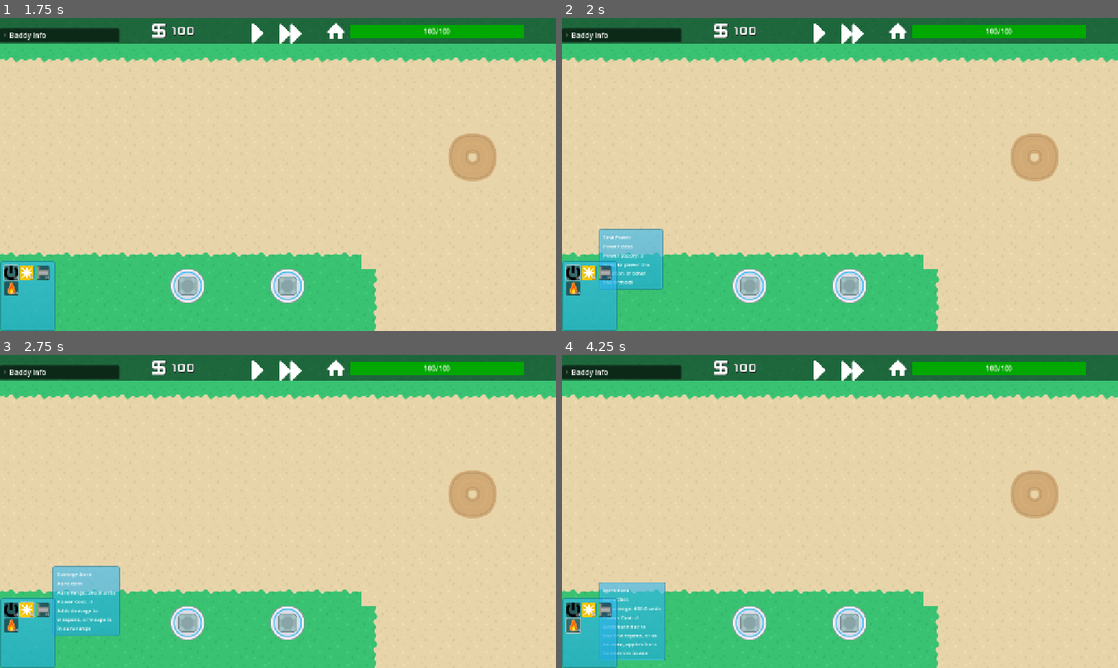
Above: before the commit, frames 1-4 (two rows, left to right).
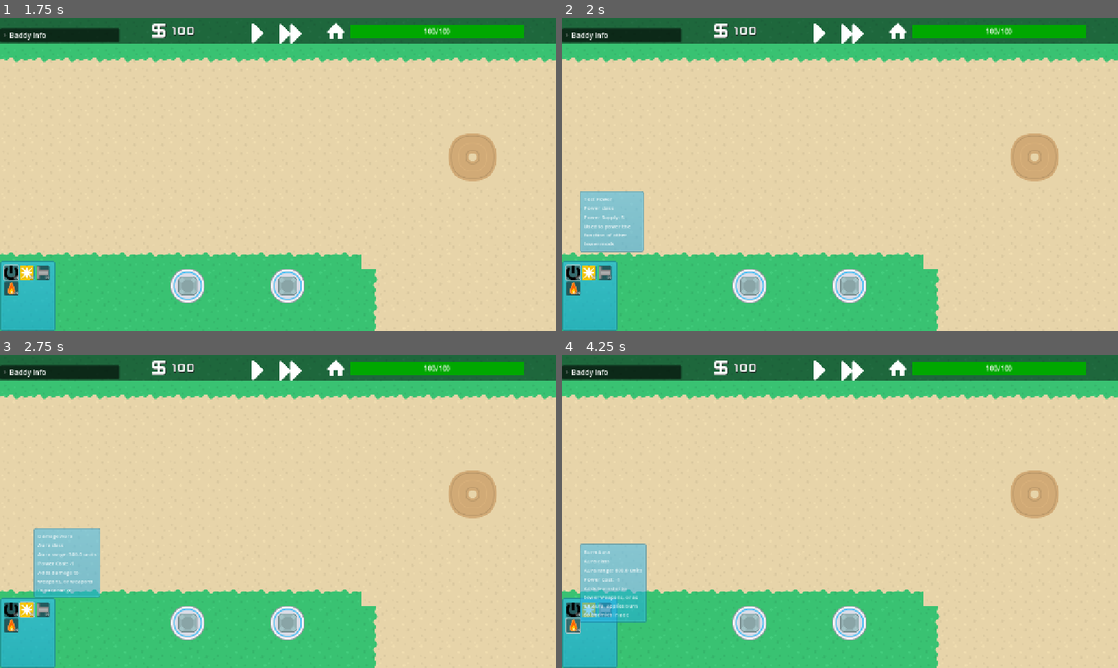
Above: after the commit, the same moments.

Repository: aerobars/tower-defence
Game: Godot game, scene res://GameData/Global/scene_handler.tscn
The game is run twice, just before and just after one commit, with the same random seed, the same clock (stepped at 60 frames per second) and the same inputs.
Inputs (mouse positions are in pixels of both pictures, inside the frame that each line leads up to):
- Up to frame 1 (1.75 s): click "New Game" at 0.5 s; click (11, 271) at 1.25 s
- Up to frame 2 (2 s): no input
- Up to frame 3 (2.75 s): click (27, 608) at 2.02 s
- Up to frame 4 (4.25 s): click (606, 608) at 2.77 s; click (573, 624) at 3.52 s

Frame 1 is identical in both runs. In frame 2, 3.4% of the frame differs, in the area x 3-19%, y 55-87%; in frame 3, 3.9%; in frame 4, 4.1%, in the area x 3-19%, y 60-98%.

Commit message:
made tower mods local to scene, add damage number and non-impact damage flash, remove popup from draggable mod

Diff:
--- a/GameData/Baddies/Scripts/blue_tank.gd
+++ b/GameData/Baddies/Scripts/blue_tank.gd
@@ -6,6 +6,8 @@
 
 @onready var health_bar = $HealthBar
 @onready var impact_area = $Impact
+@onready var damage_number_origin = $DamageNumberOrigin
+@onready var hit_flash = $HitFlashAnimation
 var projectile_impact = preload("res://GameData/SupportScenes/projectile_impact.tscn")
 
 func _ready() -> void:
@@ -45,10 +47,12 @@
 func dot_tick(dot) -> void:
 	while dot.is_active:
 		await(get_tree().create_timer(dot.damage_interval, false).timeout)
+		hit_flash.play("hit_flash")
 		calculate_damage(dot.damage_amount)
 
 func calculate_damage(dmg) -> void:
 	data.health -= dmg
+	DamageNumbers.display_number(dmg, damage_number_origin.global_position, null, false)
 
 func healthbar_update(health, max_health) -> void:
 	health_bar.max_value = max_health
@@ -62,6 +66,7 @@
 	new_impact.position = impact_location
 	impact_area.add_child(new_impact)
 
+
 func destroy() -> void:
 	$CharacterBody2D.queue_free()
 	await (get_tree().create_timer(0.2).timeout)
--- /dev/null
+++ b/GameData/Baddies/Scripts/hit_flash.tres
@@ -0,0 +1,75 @@
+[gd_resource type="VisualShader" load_steps=5 format=3 uid="uid://ckb62mi0oiuj"]
+
+[sub_resource type="VisualShaderNodeColorParameter" id="VisualShaderNodeColorParameter_57w5k"]
+parameter_name = "tint"
+default_value_enabled = true
+default_value = Color(18.892157, 18.892157, 18.892157, 1)
+
+[sub_resource type="VisualShaderNodeBooleanParameter" id="VisualShaderNodeBooleanParameter_urs27"]
+parameter_name = "enabled"
+default_value_enabled = true
+
+[sub_resource type="VisualShaderNodeIf" id="VisualShaderNodeIf_vsjdr"]
+default_input_values = [0, 0.0, 1, 1.0, 2, 1e-05, 3, Vector3(0, 0, 0), 4, Vector3(0, 0, 0), 5, Vector3(0, 0, 0)]
+
+[sub_resource type="VisualShaderNodeInput" id="VisualShaderNodeInput_xy06u"]
+input_name = "color"
+
+[resource]
+code = "shader_type canvas_item;
+render_mode blend_mix;
+
+uniform bool enabled = false;
+uniform vec4 tint : source_color = vec4(18.892157, 18.892157, 18.892157, 1.000000);
+
+
+
+void vertex() {
+// BooleanParameter:3
+	bool n_out3p0 = enabled;
+
+
+// ColorParameter:2
+	vec4 n_out2p0 = tint;
+
+
+// Input:5
+	vec4 n_out5p0 = COLOR;
+
+
+	vec3 n_out4p0;
+// If:4
+	float n_in4p1 = 1.00000;
+	float n_in4p2 = 0.00001;
+	if(abs((n_out3p0 ? 1.0 : 0.0) - n_in4p1) < n_in4p2)
+	{
+		n_out4p0 = vec3(n_out2p0.xyz);
+	}
+	else if((n_out3p0 ? 1.0 : 0.0) < n_in4p1)
+	{
+		n_out4p0 = vec3(n_out5p0.xyz);
+	}
+	else
+	{
+		n_out4p0 = vec3(n_out5p0.xyz);
+	}
+
+
+// Output:0
+	COLOR.rgb = n_out4p0;
+
+
+}
+"
+mode = 1
+flags/light_only = false
+nodes/vertex/0/position = Vector2(880, 240)
+nodes/vertex/2/node = SubResource("VisualShaderNodeColorParameter_57w5k")
+nodes/vertex/2/position = Vector2(80, 300)
+nodes/vertex/3/node = SubResource("VisualShaderNodeBooleanParameter_urs27")
+nodes/vertex/3/position = Vector2(80, 100)
+nodes/vertex/4/node = SubResource("VisualShaderNodeIf_vsjdr")
+nodes/vertex/4/position = Vector2(520, 180)
+nodes/vertex/5/node = SubResource("VisualShaderNodeInput_xy06u")
+nodes/vertex/5/position = Vector2(80, 540)
+nodes/vertex/connections = PackedInt32Array(3, 0, 4, 0, 5, 0, 4, 4, 5, 0, 4, 5, 2, 0, 4, 3, 4, 0, 0, 2)
--- a/GameData/Baddies/blue_tank.tscn
+++ b/GameData/Baddies/blue_tank.tscn
@@ -1,8 +1,9 @@
-[gd_scene load_steps=7 format=3 uid="uid://b2g1d102vqt4h"]
+[gd_scene load_steps=12 format=3 uid="uid://b2g1d102vqt4h"]
 
 [ext_resource type="Script" uid="uid://jggugre4rngi" path="res://GameData/Baddies/Scripts/blue_tank.gd" id="1_a3nyt"]
 [ext_resource type="Script" uid="uid://citwba61de3ku" path="res://GameData/Baddies/Scripts/baddy_stats.gd" id="2_tji8d"]
 [ext_resource type="Texture2D" uid="uid://bcqowggr8c0o2" path="res://Assets/Baddies/tank_blue.png" id="2_ymvcl"]
+[ext_resource type="Shader" uid="uid://ckb62mi0oiuj" path="res://GameData/Baddies/Scripts/hit_flash.tres" id="3_hfqpt"]
 [ext_resource type="Texture2D" uid="uid://b4p4546v03cif" path="res://Assets/UI/HPbar.jpg" id="3_ymvcl"]
 
 [sub_resource type="Resource" id="Resource_tji8d"]
@@ -18,6 +19,49 @@
 [sub_resource type="RectangleShape2D" id="RectangleShape2D_7b3mk"]
 size = Vector2(42, 42)
 
+[sub_resource type="ShaderMaterial" id="ShaderMaterial_44shp"]
+resource_local_to_scene = true
+shader = ExtResource("3_hfqpt")
+shader_parameter/enabled = false
+shader_parameter/tint = Color(18.328726, 18.328726, 18.328726, 1)
+
+[sub_resource type="Animation" id="Animation_kdlqi"]
+resource_name = "hit_flash"
+length = 0.2
+tracks/0/type = "value"
+tracks/0/imported = false
+tracks/0/enabled = true
+tracks/0/path = NodePath("Sprite2D:material:shader_parameter/enabled")
+tracks/0/interp = 1
+tracks/0/loop_wrap = true
+tracks/0/keys = {
+"times": PackedFloat32Array(0, 0.2),
+"transitions": PackedFloat32Array(1, 1),
+"update": 1,
+"values": [true, false]
+}
+
+[sub_resource type="Animation" id="Animation_pgc68"]
+length = 0.001
+tracks/0/type = "value"
+tracks/0/imported = false
+tracks/0/enabled = true
+tracks/0/path = NodePath("Sprite2D:material:shader_parameter/enabled")
+tracks/0/interp = 1
+tracks/0/loop_wrap = true
+tracks/0/keys = {
+"times": PackedFloat32Array(0),
+"transitions": PackedFloat32Array(1),
+"update": 1,
+"values": [false]
+}
+
+[sub_resource type="AnimationLibrary" id="AnimationLibrary_8x5kb"]
+_data = {
+&"RESET": SubResource("Animation_pgc68"),
+&"hit_flash": SubResource("Animation_kdlqi")
+}
+
 [node name="BlueTank" type="PathFollow2D" groups=["baddies"]]
 loop = false
 script = ExtResource("1_a3nyt")
@@ -29,6 +73,7 @@
 shape = SubResource("RectangleShape2D_7b3mk")
 
 [node name="Sprite2D" type="Sprite2D" parent="." groups=["baddies"]]
+material = SubResource("ShaderMaterial_44shp")
 texture = ExtResource("2_ymvcl")
 
 [node name="HealthBar" type="TextureProgressBar" parent="."]
@@ -45,3 +90,10 @@
 
 [node name="Impact" type="Marker2D" parent="."]
 position = Vector2(-15, -15)
+
+[node name="DamageNumberOrigin" type="Marker2D" parent="."]
+
+[node name="HitFlashAnimation" type="AnimationPlayer" parent="."]
+libraries = {
+&"": SubResource("AnimationLibrary_8x5kb")
+}
--- /dev/null
+++ b/GameData/Global/damage_numbers.gd
@@ -0,0 +1,43 @@
+extends Node
+
+func display_number(value: int, position: Vector2, damage_source, is_critical: bool = false) -> void:
+	var number = Label.new()
+	number.global_position = position
+	number.text = str(value)
+	number.z_index = 5
+	number.label_settings = LabelSettings.new()
+
+	var colour = "#FFF"
+	match damage_source:
+		_:
+			pass
+	if is_critical:
+		colour = "#B22"
+	if value == 0:
+		colour = "#FFF8"
+
+	number.label_settings.font_color = colour
+	number.label_settings.font_size = 18
+	number.label_settings.outline_color = "#000"
+	number.label_settings.outline_size = 1
+
+	call_deferred("add_child", number)
+
+	await number.resized
+	number.pivot_offset = Vector2(number.size / 2)
+
+	##Animation
+	var tween = get_tree().create_tween()
+	tween.set_parallel(true)
+	tween.tween_property(
+		number, "position:y", number.position.y - 24, 0.25
+	).set_ease(Tween.EASE_OUT)
+	tween.tween_property(
+		number, "position:y", number.position.y, 0.5
+	).set_ease(Tween.EASE_IN).set_delay(0.25)
+	tween.tween_property(
+		number, "scale", Vector2.ZERO, 0.25
+	).set_ease(Tween.EASE_IN).set_delay(0.5)
+
+	await tween.finished
+	number.queue_free()
--- a/GameData/MainScenes/game_scene.gd
+++ b/GameData/MainScenes/game_scene.gd
@@ -122,6 +122,8 @@
 	else:
 		$UI.update_health_bar(current_player_health, max_player_health)
 
+func on_wave_clear() -> void:
+	pass
 
 ## Pathfinding Functions
 
@@ -229,8 +231,8 @@
 	var popup = POPUP_PANEL.instantiate()
 	var popup_size = popup.get_child(0).size
 	popup.data = data
-	popup.global_position = Vector2(get_global_mouse_position().x + (popup_size.x/2), get_global_mouse_position().y - popup_size.y)
-	add_child(popup)
+	popup.global_position = Vector2(get_global_mouse_position().x + 15, get_global_mouse_position().y - popup_size.y)
+	$UI.add_child(popup)
 	clear_popup()
 	cur_popup = popup
 
--- a/GameData/SupportScenes/Buffs/attack_damage.tres
+++ /dev/null
@@ -1,9 +0,0 @@
-[gd_resource type="Resource" script_class="StatBuff" load_steps=2 format=3 uid="uid://ctyd64fb74ebr"]
-
-[ext_resource type="Script" uid="uid://bo8vgy21q5q6g" path="res://GameData/SupportScenes/Buffs/Scripts/stat_buff.gd" id="1_caj3p"]
-
-[resource]
-script = ExtResource("1_caj3p")
-stat = 1
-buff_amount = 5.0
-metadata/_custom_type_script = "uid://bo8vgy21q5q6g"
--- a/GameData/TowerMods/PrototypeScripts/tower_mod_prototype.gd
+++ b/GameData/TowerMods/PrototypeScripts/tower_mod_prototype.gd
@@ -44,17 +44,16 @@
 
 func _physics_process(_delta: float) -> void:
 	if data != null and get_parent().is_powered:
-		if target_array.size() != 0:
-			if reloaded:
-				if data.mod_class == data.ModType.AURA and data.offensive_aura:
-					for i in target_array:
-						target = i
-						fire()
-				elif data.mod_class == data.ModType.WEAPON:
-					select_target()
-					if not $AnimationPlayer.is_playing():
-						turn()
+		if target_array.size() != 0 and reloaded:
+			if data.mod_class == data.ModType.AURA and data.offensive_aura:
+				for i in target_array:
+					target = i
 					fire()
+			elif data.mod_class == data.ModType.WEAPON:
+				select_target()
+				if not $AnimationPlayer.is_playing():
+					turn()
+				fire()
 		else:
 			target = null
 
@@ -89,7 +88,7 @@
 	pass
 
 func fire_gun():
-	get_node("AnimationPlayer").play("fire")
+	$AnimationPlayer.play("fire")
 
 func _on_range_body_entered(body) -> void:
 	if body.is_in_group("baddies"):
@@ -109,7 +108,7 @@
 		aura_targets.erase(body)
 
 func apply_buff(body) -> void:
-	body.data.add_buff(data.buff_data)
+	body.data.add_buff(data.buff_data.duplicate(true))
 
 func clear_buffs(body) -> void:
 	body.data.remove_buff(data.buff_data)
--- a/GameData/TowerMods/burn_aura_test.tres
+++ b/GameData/TowerMods/burn_aura_test.tres
@@ -8,8 +8,8 @@
 script = ExtResource("1_3fqf4")
 damage_type = 1
 damage_amount = 1.0
-damage_interval = 0.5
-dot_duration = 3.0
+damage_interval = 1.0
+dot_duration = 2.0
 metadata/_custom_type_script = "uid://2ja3gh17qp02"
 
 [sub_resource type="AtlasTexture" id="AtlasTexture_vl5nd"]
@@ -17,6 +17,7 @@
 region = Rect2(16, 16, 32, 32)
 
 [resource]
+resource_local_to_scene = true
 script = ExtResource("1_85a3l")
 base_range_levels = Array[float]([600.0])
 buff_data = SubResource("Resource_s1fdh")
--- a/GameData/TowerMods/dmg_aura_test.tres
+++ b/GameData/TowerMods/dmg_aura_test.tres
@@ -15,6 +15,7 @@
 region = Rect2(16, 15, 32, 32)
 
 [resource]
+resource_local_to_scene = true
 script = ExtResource("2_jme3j")
 base_range_levels = Array[float]([300.0])
 buff_data = SubResource("Resource_qib6m")
--- a/GameData/TowerMods/power_test.tres
+++ b/GameData/TowerMods/power_test.tres
@@ -8,8 +8,8 @@
 region = Rect2(10, 11, 32, 32)
 
 [resource]
+resource_local_to_scene = true
 script = ExtResource("1_pjor1")
-level = null
 base_power_levels = Array[int]([5])
 mod_class = 1
 name = "Test Power"
--- a/GameData/TowerMods/tower_mod.tscn
+++ b/GameData/TowerMods/tower_mod.tscn
@@ -1,7 +1,6 @@
-[gd_scene load_steps=9 format=3 uid="uid://bp51akjapuerf"]
+[gd_scene load_steps=8 format=3 uid="uid://bp51akjapuerf"]
 
 [ext_resource type="Script" uid="uid://dvux8hj1euiax" path="res://GameData/TowerMods/PrototypeScripts/tower_mod_prototype.gd" id="1_uu2uq"]
-[ext_resource type="Texture2D" uid="uid://ctr4gkegia16c" path="res://Assets/Towers/towerDefense_tile249.png" id="2_lrybp"]
 [ext_resource type="Texture2D" uid="uid://cl37gw4ii0o7t" path="res://Assets/Effects/towerDefense_tile297.png" id="3_ptglf"]
 
 [sub_resource type="CircleShape2D" id="CircleShape2D_uu2uq"]
@@ -55,7 +54,7 @@
 shape = SubResource("CircleShape2D_uu2uq")
 
 [node name="Turret" type="Sprite2D" parent="."]
-texture = ExtResource("2_lrybp")
+scale = Vector2(0.7, 0.7)
 offset = Vector2(12, 0)
 
 [node name="Muzzle" type="Marker2D" parent="Turret"]
--- a/GameData/TowerMods/wep_test.tres
+++ b/GameData/TowerMods/wep_test.tres
@@ -8,6 +8,7 @@
 region = Rect2(28, 16, 32, 32)
 
 [resource]
+resource_local_to_scene = true
 script = ExtResource("1_42vnw")
 attack_tags = []
 base_range_levels = Array[float]([300.0])
--- a/GameData/UIScenes/GUI/InfoPopup.tscn
+++ b/GameData/UIScenes/GUI/InfoPopup.tscn
@@ -5,12 +5,14 @@
 [ext_resource type="Theme" uid="uid://bp5hjnce415xl" path="res://Resources/Fonts/infopopup_font_12.tres" id="3_5hcvs"]
 
 [node name="InfoPopup" type="Node2D"]
+modulate = Color(1, 1, 1, 0.8627451)
 top_level = true
 script = ExtResource("2_te2c5")
 
 [node name="Background" type="PanelContainer" parent="."]
-offset_right = 118.0
-offset_bottom = 100.0
+offset_top = -88.0
+offset_right = 148.0
+offset_bottom = 12.0
 size_flags_horizontal = 0
 size_flags_vertical = 0
 theme_override_styles/panel = ExtResource("1_lkauk")
--- a/GameData/UIScenes/GUI/Scripts/mod_draggable.gd
+++ b/GameData/UIScenes/GUI/Scripts/mod_draggable.gd
@@ -78,21 +78,22 @@
 
 #react to player mousing over mod, scales when not in inventory
 func _on_area_2d_mouse_entered() -> void:
-	hover_timer.start()
+	#hover_timer.start()
 	if not GameData.is_dragging and not in_inventory:
 		draggable = true
 		scale = Vector2(1.05, 1.05)
 
 func _on_area_2d_mouse_exited() -> void:
-	clear_popup.emit()
+	#clear_popup.emit()
 	if not GameData.is_dragging:
 		draggable = false
 		if not in_inventory:
 			scale = Vector2(1, 1)
 
 func _on_timer_timeout() -> void:
-	if not GameData.is_dragging:
-		hovered.emit(data)
+	#if not GameData.is_dragging:
+		#hovered.emit(data)
+	pass
 
 
 #react to player dragging over mod slot
--- a/project.godot
+++ b/project.godot
@@ -18,6 +18,7 @@
 [autoload]
 
 GameData="*res://GameData/Global/game_data.gd"
+DamageNumbers="*res://GameData/Global/damage_numbers.gd"
 
 [display]
 
Not shown, added: GameData/Global/damage_numbers.gd.uid
